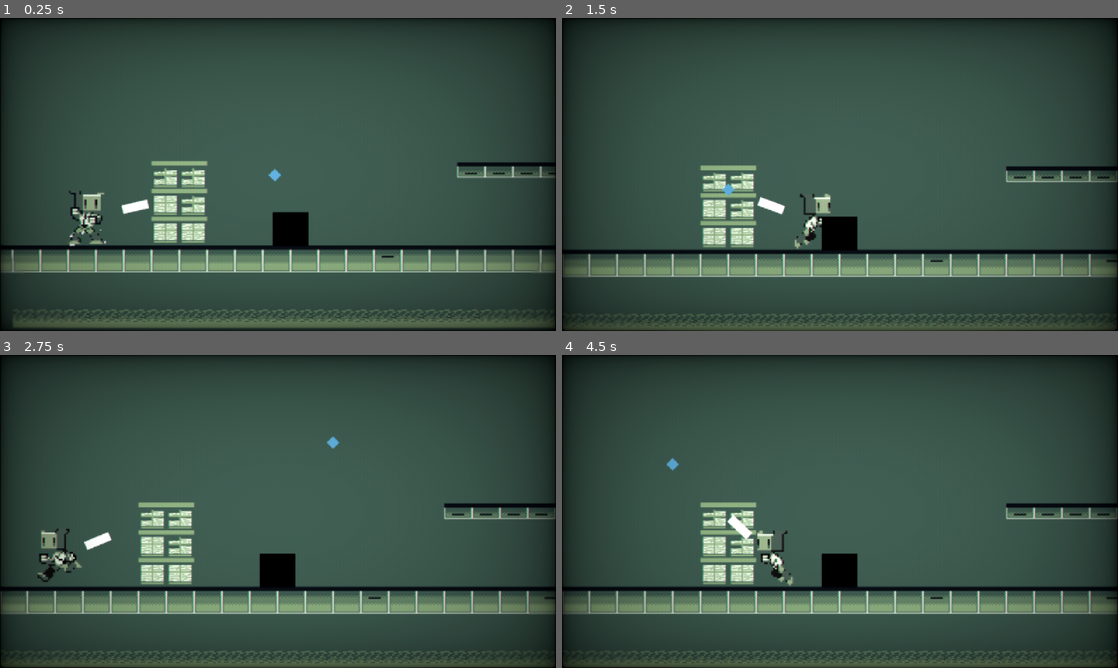
Above: before the commit, frames 1-4 (two rows, left to right).
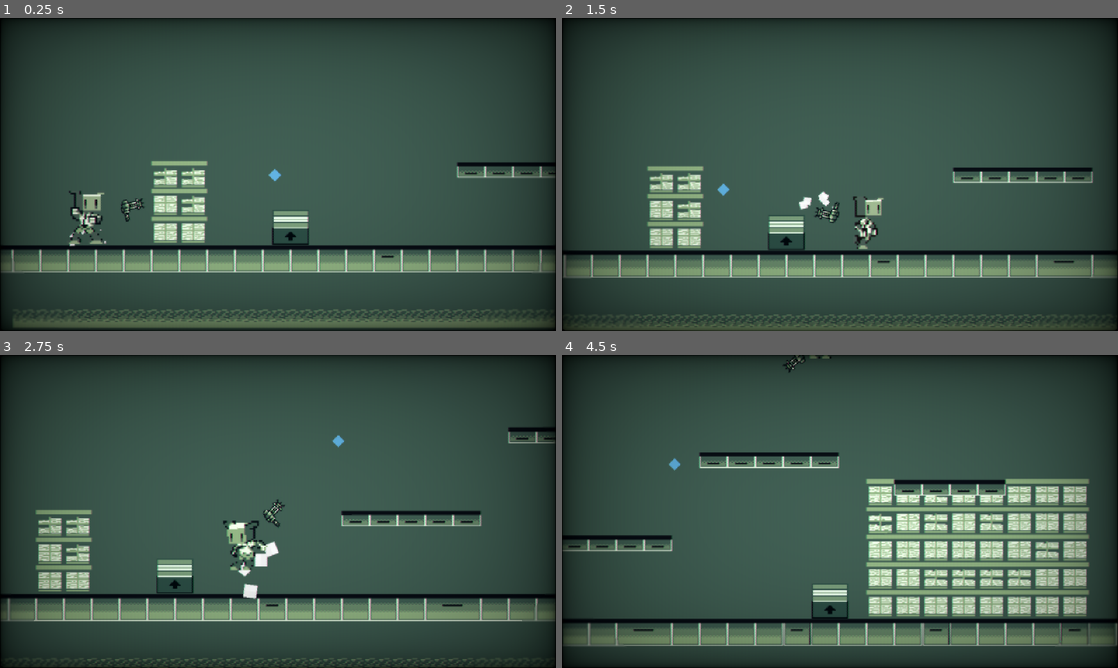
Above: after the commit, the same moments.

Repository: Joey451-OG/GMTK-24
Game: Godot game, scene res://levels/level0.tscn
The game is run twice, just before and just after one commit, with the same random seed, the same clock (stepped at 60 frames per second) and the same inputs.
Inputs (mouse positions are in pixels of both pictures, inside the frame that each line leads up to):
- Up to frame 1 (0.25 s): no input
- Up to frame 2 (1.5 s): move the mouse to (840, 233) at 0.52 s; hold D (Right) from 0.53 s (still down); tap Mouse wheel down (scrollDown) at 0.6 s; tap Space (Jump, bound only after the commit) at 0.77, 1.07 s; tap Mouse wheel up (scrollUp) at 0.8, 1.35 s; move the mouse to (728, 190) at 1.27 s
- Up to frame 3 (2.75 s): tap Space (Jump, bound only after the commit) at 1.52, 1.55, 1.82 s; move the mouse to (333, 442) at 2.02 s; release D (Right) at 2.03 s; hold A (Left) from 2.03 s (still down); hold Space (Jump, bound only after the commit) from 2.03 s (still down); tap Mouse wheel down (scrollDown) at 2.3 s
- Up to frame 4 (4.5 s): move the mouse to (812, 574) at 2.77 s; release A (Left) at 2.78 s; release Space (Jump, bound only after the commit) at 2.78 s; hold D (Right) 2.78-4.28 s; tap Shift (Sprint) at 2.85 s; tap Space (Jump, bound only after the commit) at 3.02, 3.32 s; tap Mouse wheel up (scrollUp) at 3.05 s; move the mouse to (1006, 558) at 3.52 s; hold Space (Jump, bound only after the commit) 3.53-4.28 s; click (1006, 558) at 3.6 s; move the mouse to (673, 464) at 4.27 s; hold A (Left) from 4.28 s (still down); right-click (673, 464) at 4.35 s

The runs differ from the first frame. In frame 1, 0.9% of the frame differs, in the area x 21-56%, y 57-73%; in frame 2, 11%; in frame 3, 19%; in frame 4, 33%, in the area x 0-100%, y 0-100%.

Commit message:
Imported box and gun assets

Diff:
--- a/project.godot
+++ b/project.godot
@@ -66,6 +66,11 @@
 "events": [Object(InputEventMouseButton,"resource_local_to_scene":false,"resource_name":"","device":-1,"window_id":0,"a …(253 unchanged characters)…
 ]
 }
+Jump={
+"deadzone": 0.5,
+"events": [Object(InputEventKey,"resource_local_to_scene":false,"resource_name":"","device":-1,"window_id":0,"alt_pressed":false,"shift_pressed":false,"ctrl_pressed":false,"meta_pressed":false,"pressed":false,"keycode":0,"physical_keycode":32,"key_label":0,"unicode":32,"location":0,"echo":false,"script":null)
+]
+}
 
 [rendering]
 
--- a/scenes/Gun_Scene.tscn
+++ b/scenes/Gun_Scene.tscn
@@ -1,9 +1,7 @@
 [gd_scene load_steps=3 format=3 uid="uid://crpl1witt5m7h"]
 
 [ext_resource type="Script" path="res://scripts/gdscript/gun_script.gd" id="1_r4qcp"]
-
-[sub_resource type="QuadMesh" id="QuadMesh_66n76"]
-size = Vector2(30, 10)
+[ext_resource type="Texture2D" uid="uid://b2n4alqa8ktd8" path="res://assets/gun.PNG" id="2_irux1"]
 
 [node name="GunScene" type="Node2D"]
 script = ExtResource("1_r4qcp")
@@ -13,10 +11,12 @@
 [node name="Bullet_Point" type="Marker2D" parent="Pivot_Point"]
 position = Vector2(60, 0)
 
-[node name="Mesh" type="MeshInstance2D" parent="Pivot_Point"]
-position = Vector2(60, 0)
-mesh = SubResource("QuadMesh_66n76")
-
 [node name="Box_SnapPos" type="Marker2D" parent="Pivot_Point"]
 position = Vector2(90, 0)
 rotation = -1.57079
+
+[node name="Gun" type="Sprite2D" parent="Pivot_Point"]
+position = Vector2(62, -1)
+scale = Vector2(1.23438, 1.23438)
+texture = ExtResource("2_irux1")
+flip_h = true
--- a/scenes/box.tscn
+++ b/scenes/box.tscn
@@ -1,9 +1,10 @@
-[gd_scene load_steps=8 format=3 uid="uid://gtw41siuxe3q"]
+[gd_scene load_steps=7 format=3 uid="uid://gtw41siuxe3q"]
 
 [ext_resource type="Script" path="res://scripts/gdscript/box.gd" id="1_cyl5u"]
+[ext_resource type="Texture2D" uid="uid://c4pq0v0yb2nam" path="res://assets/boxarrow.PNG" id="2_rvg11"]
 
 [sub_resource type="RectangleShape2D" id="RectangleShape2D_bstw4"]
-size = Vector2(180.829, 138.613)
+size = Vector2(42, 40)
 
 [sub_resource type="RectangleShape2D" id="RectangleShape2D_qqcc4"]
 size = Vector2(241.065, 182.06)
@@ -13,12 +14,6 @@
 
 [sub_resource type="GradientTexture1D" id="GradientTexture1D_uqfot"]
 gradient = SubResource("Gradient_c7a7s")
-
-[sub_resource type="Gradient" id="Gradient_jet82"]
-colors = PackedColorArray(0, 0, 0, 1, 0, 0, 0, 1)
-
-[sub_resource type="GradientTexture1D" id="GradientTexture1D_waypf"]
-gradient = SubResource("Gradient_jet82")
 
 [node name="Box" type="RigidBody2D"]
 physics_interpolation_mode = 1
@@ -32,8 +27,6 @@
 metadata/mark = 90.0
 
 [node name="Phys_Box" type="CollisionShape2D" parent="."]
-position = Vector2(2.98023e-07, -1.01328e-06)
-scale = Vector2(0.210143, 0.259716)
 shape = SubResource("RectangleShape2D_bstw4")
 debug_color = Color(0.972683, 0, 0.439326, 0.42)
 
@@ -51,8 +44,9 @@
 texture = SubResource("GradientTexture1D_uqfot")
 
 [node name="Sprite2D" type="Sprite2D" parent="Hitbox/CollisionShape2D2"]
-scale = Vector2(0.763672, 148.5)
-texture = SubResource("GradientTexture1D_waypf")
+position = Vector2(-3.33786e-06, -8.10623e-06)
+scale = Vector2(6.24575, 4.81295)
+texture = ExtResource("2_rvg11")
 
 [connection signal="body_entered" from="Hitbox" to="." method="_on_fatal_hit"]
 [connection signal="mouse_entered" from="Hitbox" to="." method="_on_area_2d_mouse_entered"]
--- a/scenes/player_body.tscn
+++ b/scenes/player_body.tscn
@@ -1,9 +1,9 @@
-[gd_scene load_steps=33 format=3 uid="uid://dws5qvgdi3ubp"]
+[gd_scene load_steps=34 format=3 uid="uid://dws5qvgdi3ubp"]
 
 [ext_resource type="Script" path="res://scripts/gdscript/player_body.gd" id="1_ai1k4"]
+[ext_resource type="Texture2D" uid="uid://dwt7wiw4y08pl" path="res://assets/squatjumpfall2.PNG" id="2_2t5fg"]
 [ext_resource type="Texture2D" uid="uid://dphxlkugwaebq" path="res://assets/run_sprite_sheet.PNG" id="4_71vvh"]
 [ext_resource type="Texture2D" uid="uid://d36fvlqv0ry0m" path="res://assets/idle2_sprite_sheet.PNG" id="4_72lke"]
-[ext_resource type="Texture2D" uid="uid://dxgjfnjk7wf16" path="res://assets/squatjumprun_sprite_sheet.PNG" id="4_akcbn"]
 [ext_resource type="Script" path="res://scripts/gdscript/player_animation_handler.gd" id="5_xro1r"]
 
 [sub_resource type="RectangleShape2D" id="RectangleShape2D_2yqc3"]
@@ -54,9 +54,9 @@
 [sub_resource type="GradientTexture1D" id="GradientTexture1D_u3x74"]
 gradient = SubResource("Gradient_yave6")
 
-[sub_resource type="AtlasTexture" id="AtlasTexture_upypb"]
-atlas = ExtResource("4_akcbn")
-region = Rect2(64, 0, 32, 32)
+[sub_resource type="AtlasTexture" id="AtlasTexture_dwi1j"]
+atlas = ExtResource("2_2t5fg")
+region = Rect2(96, 0, 32, 32)
 
 [sub_resource type="AtlasTexture" id="AtlasTexture_nyyrn"]
 atlas = ExtResource("4_72lke")
@@ -74,17 +74,21 @@
 atlas = ExtResource("4_72lke")
 region = Rect2(96, 0, 32, 32)
 
-[sub_resource type="AtlasTexture" id="AtlasTexture_yekng"]
-atlas = ExtResource("4_akcbn")
+[sub_resource type="AtlasTexture" id="AtlasTexture_f3ykt"]
+atlas = ExtResource("2_2t5fg")
 region = Rect2(0, 0, 32, 32)
 
-[sub_resource type="AtlasTexture" id="AtlasTexture_35gqo"]
-atlas = ExtResource("4_akcbn")
+[sub_resource type="AtlasTexture" id="AtlasTexture_8lyx2"]
+atlas = ExtResource("2_2t5fg")
 region = Rect2(32, 0, 32, 32)
 
-[sub_resource type="AtlasTexture" id="AtlasTexture_81kqr"]
-atlas = ExtResource("4_akcbn")
+[sub_resource type="AtlasTexture" id="AtlasTexture_lkg4x"]
+atlas = ExtResource("2_2t5fg")
 region = Rect2(64, 0, 32, 32)
+
+[sub_resource type="AtlasTexture" id="AtlasTexture_tiofl"]
+atlas = ExtResource("2_2t5fg")
+region = Rect2(96, 0, 32, 32)
 
 [sub_resource type="AtlasTexture" id="AtlasTexture_k73e0"]
 atlas = ExtResource("4_71vvh")
@@ -114,7 +118,7 @@
 animations = [{
 "frames": [{
 "duration": 1.0,
-"texture": SubResource("AtlasTexture_upypb")
+"texture": SubResource("AtlasTexture_dwi1j")
 }],
 "loop": true,
 "name": &"falling",
@@ -139,17 +143,20 @@
 }, {
 "frames": [{
 "duration": 1.0,
-"texture": SubResource("AtlasTexture_yekng")
-}, {
-"duration": 1.0,
-"texture": SubResource("AtlasTexture_35gqo")
-}, {
-"duration": 1.0,
-"texture": SubResource("AtlasTexture_81kqr")
+"texture": SubResource("AtlasTexture_f3ykt")
+}, {
+"duration": 1.0,
+"texture": SubResource("AtlasTexture_8lyx2")
+}, {
+"duration": 1.0,
+"texture": SubResource("AtlasTexture_lkg4x")
+}, {
+"duration": 1.0,
+"texture": SubResource("AtlasTexture_tiofl")
 }],
 "loop": false,
 "name": &"jump",
-"speed": 5.0
+"speed": 6.0
 }, {
 "frames": [{
 "duration": 1.0,
@@ -300,7 +307,7 @@
 position = Vector2(0, -33)
 scale = Vector2(2.03125, 2.03125)
 sprite_frames = SubResource("SpriteFrames_cfan4")
-animation = &"jump"
+animation = &"running"
 script = ExtResource("5_xro1r")
 
 [node name="hitbox" type="Area2D" parent="."]
--- a/scenes/post_shaders.tscn
+++ b/scenes/post_shaders.tscn
@@ -35,3 +35,4 @@
 anchor_bottom = 1.0
 grow_horizontal = 2
 grow_vertical = 2
+mouse_filter = 2
--- a/scenes/test_scene_take_2.tscn
+++ b/scenes/test_scene_take_2.tscn
@@ -177,6 +177,7 @@
 despawn_partical = NodePath("../PlayerBody/Despawn_Effect2")
 
 [node name="Base_Baddie" parent="." node_paths=PackedStringArray("box_handler", "player_object") instance=ExtResource("6_8ukyx")]
+visible = false
 position = Vector2(-410, -26)
 box_handler = NodePath("../Box_Handler")
 player_object = NodePath("../PlayerBody")
--- a/scripts/gdscript/gun_script.gd
+++ b/scripts/gdscript/gun_script.gd
@@ -29,7 +29,7 @@
 	$Pivot_Point.look_at(get_global_mouse_position())
 
 func _update_position(delta : float) -> void:
-	$Pivot_Point/Mesh.position = lerp($Pivot_Point/Mesh.position, Vector2(53.0,0.0), 4.0 * delta);
+	$Pivot_Point/Gun.position = lerp($Pivot_Point/Gun.position, Vector2(53.0,0.0), 4.0 * delta);
 
 func _get_fire_vector() -> Vector2:
 	return -(self.global_position - get_global_mouse_position())/self.global_position.distance_to(get_global_mouse_position()) # this is normalized
@@ -39,7 +39,7 @@
 
 func _fire_animation() -> void:
 	if !wasAnimationPlayed: # hacky solution to stop the animation from playing until the bullet is fired [see level.gd _fire_projectile()] -Joey
-		$Pivot_Point/Mesh.position -= Vector2(15.0,0.0)
+		$Pivot_Point/Gun.position -= Vector2(15.0,0.0)
 		wasAnimationPlayed = true
 
 func _get_fire_position()-> Marker2D: # Orphaned code, it's being used atm -Joey
--- a/scripts/gdscript/level.gd
+++ b/scripts/gdscript/level.gd
@@ -31,7 +31,8 @@
 	# Scale up or down based on scroll whell
 	if Input.is_action_just_pressed("scrollUp"):
 		for child in box_nodes:
-			child.scale *= 1 + scale_factor
+			if child.name == "Phys_Box": child.scale *= 1 + (scale_factor) # fine tuned values, don't change please bitte und danke
+			else: child.scale *= 1 + scale_factor
 		thrown_speed *= 1 - scale_factor
 		$PlayerBody/GunScene._get_marker().position.x *= (scale_factor / 2) + 1
 
@@ -40,7 +41,8 @@
 
 	elif Input.is_action_just_pressed("scrollDown"):
 		for child in box_nodes:
-			child.scale *= 1 - scale_factor
+			if child.name == "Phys_Box": child.scale *= 1 - (scale_factor * 2) # fine tuned values, don't change please bitte und danke
+			else: child.scale *= 1 - scale_factor
 		thrown_speed *= 1 + (scale_factor * 4)
 		$PlayerBody/GunScene._get_marker().position.x *= 1 - (scale_factor / 2)
 
@@ -50,7 +52,7 @@
 	print($PlayerBody/GunScene.marks)
 
 	#tracked_box.scale = Vector2(clampf(tracked_box.scale.x, scale_clamp[0], scale_clamp[1]), clampf(tracked_box.scale.y, scale_clamp[0], scale_clamp[1]))
-	box_nodes[0].scale = Vector2(clampf(box_nodes[0].scale.x, 0.2, 1), clampf(box_nodes[0].scale.y, 0.2, 0.98)) #Physics Hitbox
+	box_nodes[0].scale = Vector2(clampf(box_nodes[0].scale.x, 0.5, 4), clampf(box_nodes[0].scale.y, 0.5, 4)) #Physics Hitbox, fine tuned values, please don't change bitte und danke
 	box_nodes[1].scale = Vector2(clampf(box_nodes[1].scale.x, scale_clamp[0], scale_clamp[1]), clampf(box_nodes[1].scale.y, scale_clamp[0], scale_clamp[1])) #Physics Hitbox
 
 	thrown_speed = clampf(thrown_speed, 200, 1200)
--- a/scripts/gdscript/player_body.gd
+++ b/scripts/gdscript/player_body.gd
@@ -89,7 +89,7 @@
 		else:
 			in_air = false
 
-	if is_on_floor() && Input.is_action_pressed("Forward") || can_still_jump && Input.is_action_pressed("Forward"):
+	if is_on_floor() && (Input.is_action_pressed("Forward") or Input.is_action_pressed("Jump")) || can_still_jump && (Input.is_action_pressed("Forward") or Input.is_action_pressed("Jump")):
 		t_velocity_y-=jump_force
 		landing_partical_CPU.emitting = true
 		just_jumped = true
@@ -188,7 +188,7 @@
 
 func _kill():
 	print("POW! YOU ARE DED!")
-	get_node("/root/root")._reset_scene()
+	get_node("/root/root")._reset_scene() # Make sure each level's root node is named 'root'
 
 func _on_box_clicked(node : Node2D, id : int):
 	$AOE._update_box_list(node, id)
Binary file added: assets/boxarrow.PNG
Not shown, added: assets/boxarrow.PNG.import
Binary file added: assets/gun.PNG
Not shown, added: assets/gun.PNG.import
Not shown: 1 places in levels/level1.tscn that only renumber resources
